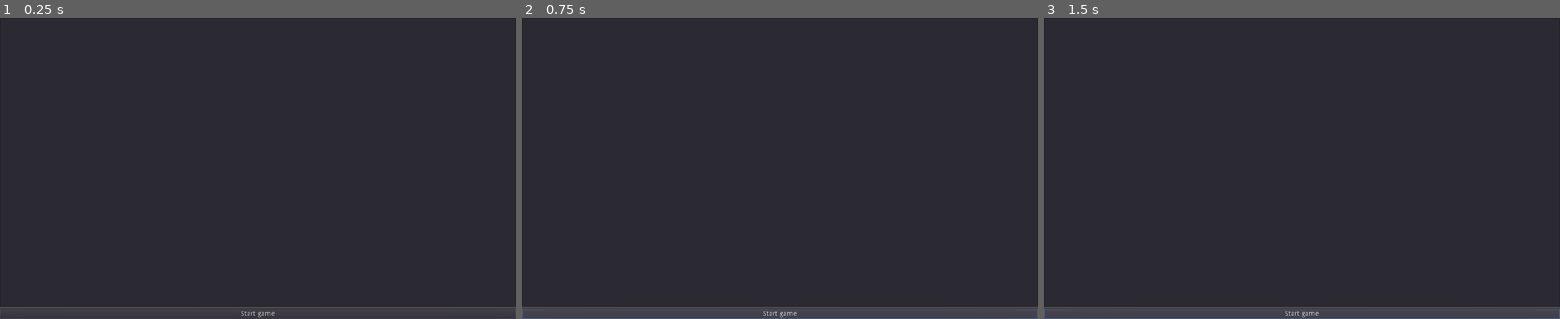
Above: before the commit, frames 1-3 (left to right).
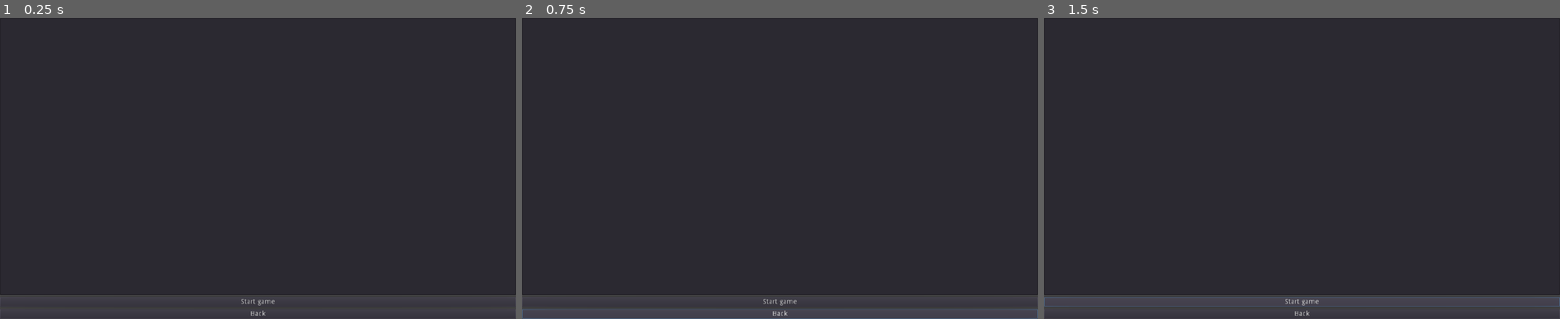
Above: after the commit, the same moments.

Repository: zDonik1/ProjectD
Game: Godot game, scene res://screens/server_lobby_screen.tscn
The game is run twice, just before and just after one commit, with the same random seed, the same clock (stepped at 60 frames per second) and the same inputs. This scene is started directly instead of the project's main scene.
Inputs (mouse positions are in pixels of both pictures, inside the frame that each line leads up to):
- Up to frame 1 (0.25 s): no input
- Up to frame 2 (0.75 s): click (780, 312) at 0.5 s, where only the run after the commit has a clickable "Back"
- Up to frame 3 (1.5 s): click "Start game" at 1.25 s

The runs differ from the first frame. In frame 1, 1.1% of the frame differs, in the area x 0-100%, y 92-100%; in frame 2, 1.1%; in frame 3, 4.0%.
Error in both runs: Invalid call. Nonexistent function 'connect' in base 'Nil'. (res://scripts/server_lobby_screen.gd:8)

Commit message:
feat: navigating back from lobby screen

Diff:
--- a/project.godot
+++ b/project.godot
@@ -63,6 +63,11 @@
 "class": "Lobby",
 "language": "GDScript",
 "path": "res://scripts/lobby.gd"
+}, {
+"base": "Control",
+"class": "LobbyScreen",
+"language": "GDScript",
+"path": "res://scripts/lobby_screen.gd"
 }, {
 "base": "Reference",
 "class": "Message",
@@ -111,6 +116,7 @@
 "IntegTest": "",
 "Layout": "",
 "Lobby": "",
+"LobbyScreen": "",
 "Message": "",
 "PatternLayout": "",
 "SubSceneTree": "",
--- a/scenes/main.tscn
+++ b/scenes/main.tscn
@@ -33,6 +33,7 @@
 
 [node name="LobbyScreen" parent="Screens" instance=ExtResource( 9 )]
 visible = false
+navigation_path = NodePath("../../Navigation")
 
 [node name="MessageScreen" parent="Screens" instance=ExtResource( 10 )]
 visible = false
--- a/screens/lobby_screen.tscn
+++ b/screens/lobby_screen.tscn
@@ -9,6 +9,14 @@
 
 [node name="PlayerList" type="ItemList" parent="."]
 margin_right = 1024.0
-margin_bottom = 600.0
+margin_bottom = 576.0
 size_flags_horizontal = 3
 size_flags_vertical = 3
+
+[node name="Back" type="Button" parent="."]
+margin_top = 580.0
+margin_right = 1024.0
+margin_bottom = 600.0
+text = "Back"
+
+[connection signal="pressed" from="Back" to="." method="_on_Back_pressed"]
--- a/screens/server_lobby_screen.tscn
+++ b/screens/server_lobby_screen.tscn
@@ -7,12 +7,12 @@
 script = ExtResource( 2 )
 
 [node name="PlayerList" parent="." index="0"]
-margin_bottom = 576.0
+margin_bottom = 552.0
 
 [node name="StartGame" type="Button" parent="." index="1"]
-margin_top = 580.0
+margin_top = 556.0
 margin_right = 1024.0
-margin_bottom = 600.0
+margin_bottom = 576.0
 text = "Start game"
 
 [connection signal="pressed" from="StartGame" to="." method="_on_StartGame_pressed"]
--- a/scripts/coordinator.gd
+++ b/scripts/coordinator.gd
@@ -2,13 +2,14 @@
 extends Node
 
 const ServerLobbyScreenScene := preload("res://screens/server_lobby_screen.tscn")
-const UINavigation := preload("res://scripts/navigation.gd")
+const UiNavigation := preload("res://scripts/navigation.gd")
+const ServerLobbyScreen := preload("res://scripts/server_lobby_screen.gd")
 
 export var lobby_path: NodePath
 export var navigation_path: NodePath
 
-onready var lobby: Lobby = get_node(lobby_path)
-onready var navigation: UINavigation = get_node(navigation_path)
+onready var lobby := get_node(lobby_path) as Lobby
+onready var navigation := get_node(navigation_path) as UiNavigation
 
 
 remotesync func _start_game():
@@ -22,10 +23,14 @@
 
 func _open_lobby_ui_server():
 	navigation.remove_screen("LobbyScreen")
-	var lobby_screen := _make_instance_of_scene_with_name(ServerLobbyScreenScene, "LobbyScreen")
+
+	var lobby_screen := _make_instance_of_scene_with_name(ServerLobbyScreenScene, "LobbyScreen") as ServerLobbyScreen
 	lobby_screen.lobby = lobby
+	var _u := lobby_screen.connect("start_game_pressed", self, "_on_lobby_ui_start_game_pressed")
 	navigation.add_screen(lobby_screen)
-	var _u := lobby_screen.connect("start_game_pressed", self, "_on_lobby_ui_start_game_pressed")
+	lobby_screen.navigation = navigation
+
+	navigation.show_screen("LobbyScreen")
 
 
 func _make_instance_of_scene_with_name(packed_scene: PackedScene, name: String) -> Node:
--- a/scripts/lobby_screen.gd
+++ b/scripts/lobby_screen.gd
@@ -1,4 +1,11 @@
+class_name LobbyScreen
 extends Control
+
+const UiNavigation := preload("res://scripts/navigation.gd")
+
+export var navigation_path: NodePath
+
+onready var navigation := get_node(navigation_path) as UiNavigation
 
 onready var _player_list: ItemList = $PlayerList
 
@@ -26,3 +33,7 @@
 
 func _on_Lobby_peer_removed(index: int):
 	_player_list.remove_item(index)
+
+
+func _on_Back_pressed():
+	navigation.show_screen("MainMenuScreen")
--- a/scripts/server_lobby_screen.gd
+++ b/scripts/server_lobby_screen.gd
@@ -1,4 +1,4 @@
-extends "res://scripts/lobby_screen.gd"
+extends LobbyScreen
 
 signal start_game_pressed
 
